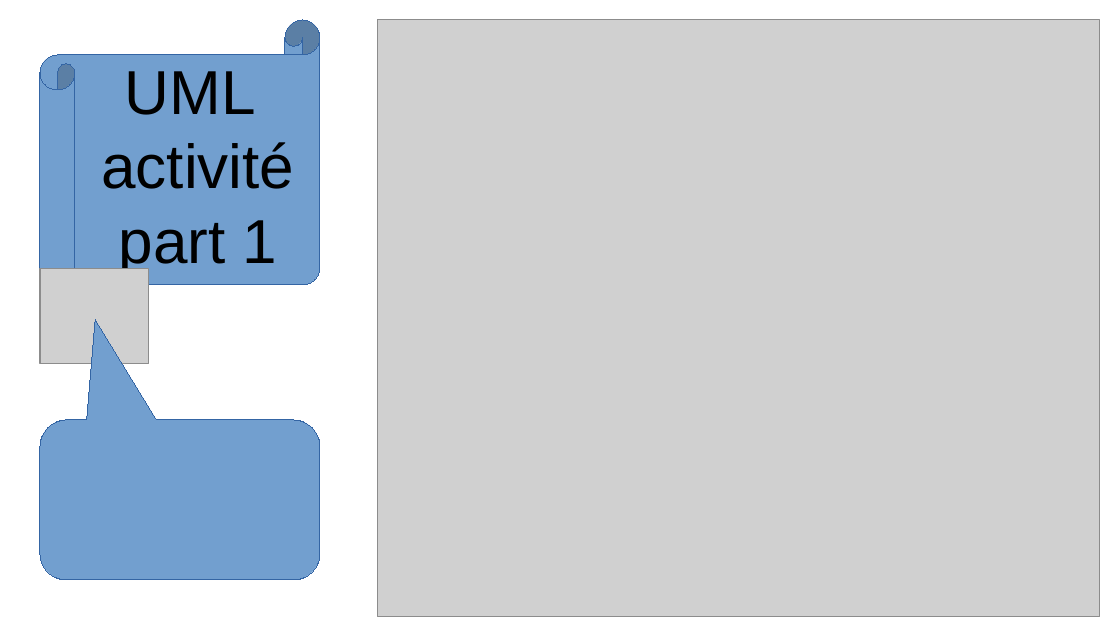
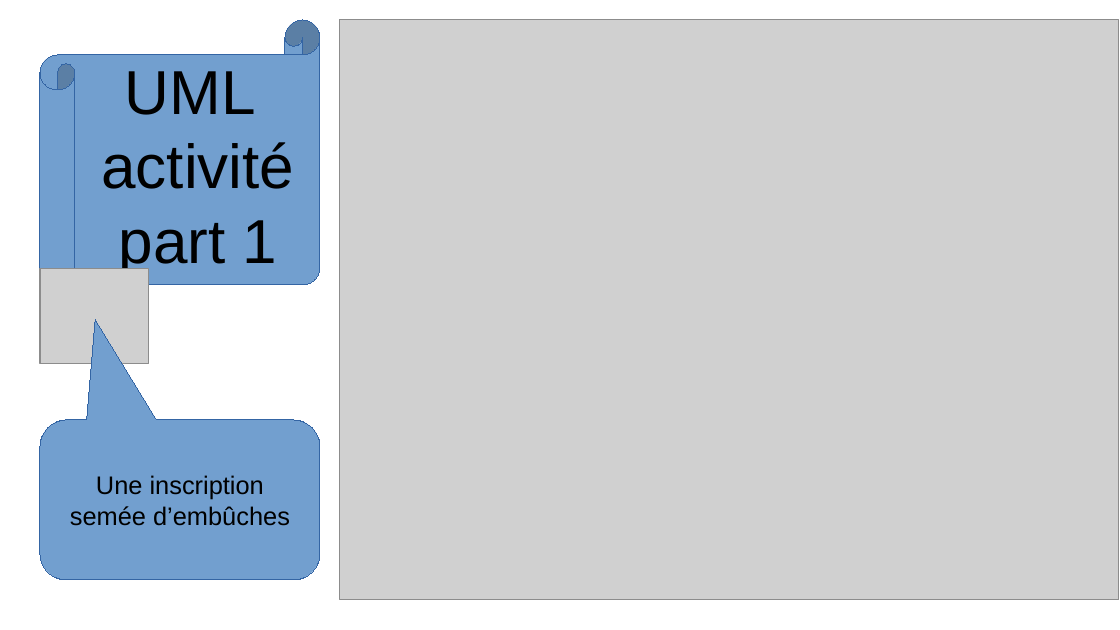
Before and after one commit to theo2b90/git-rea, a slide deck: slide 8 of ORAL.odp (slide 9 before the commit). Drawn at 1120x630 pixels with LibreOffice and Linux fonts; fonts in the diff are those of the drawing; grey boxes stand for pictures. Boxes give left, top, right and bottom in pixels: in the first picture for what was removed or moved away, otherwise in the second. Text is boxed around its words. In the diff, an @@ line names an element or a change of style, - is before the commit and + after.

```diff
--- a/ORAL.odp
+++ b/ORAL.odp
@@ picture: place and size @@
-picture at (378, 20, 1101, 617)
+picture at (340, 20, 1120, 601)
@@ text in rounded speech box at (70, 475, 290, 526): text added @@
+Une inscription semée d’embûches
```
Also in this commit, not shown: 10 other slides changed, 2 slides added, 3 slides removed.
